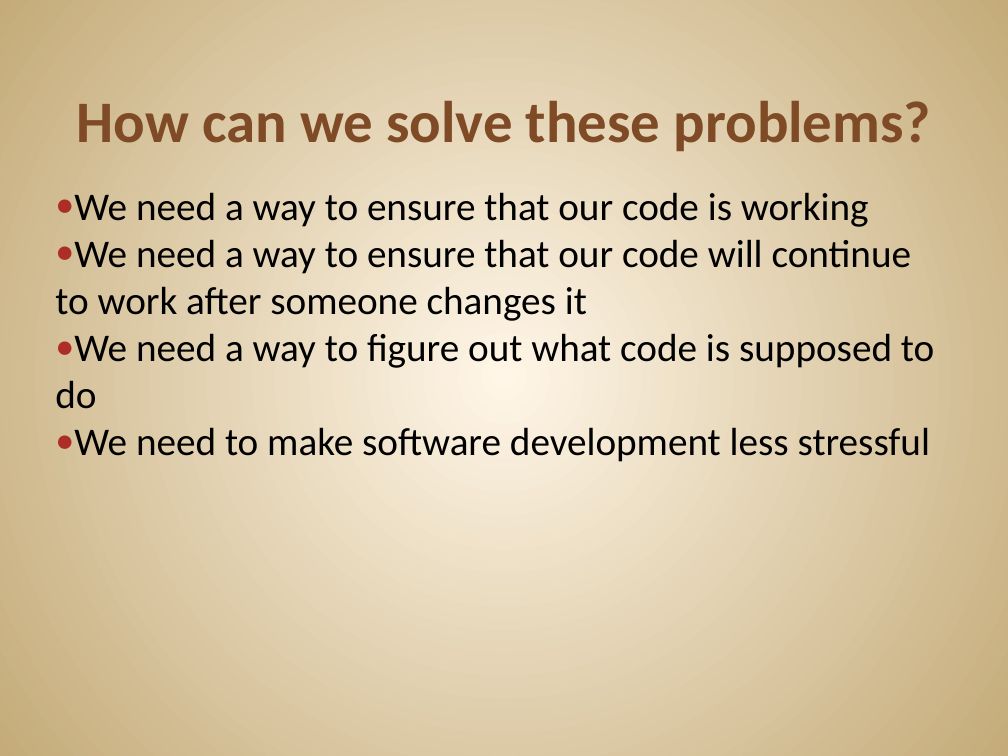
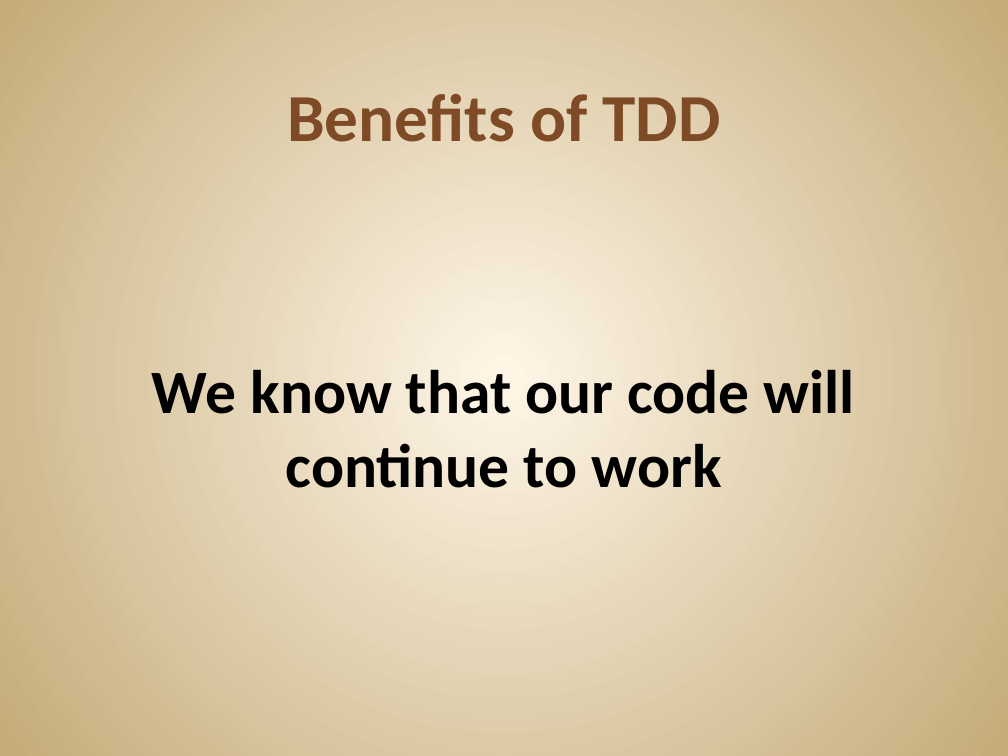
Before and after one commit to JonKruger/TDD-In-Action, a slide deck: slide 12 of TDD In Action.pptx (slide 28 before the commit). Drawn at 1008x756 pixels with LibreOffice and Linux fonts; fonts in the diff are those of the drawing. Boxes give left, top, right and bottom in pixels: in the first picture for what was removed or moved away, otherwise in the second. Text is boxed around its words. In the diff, an @@ line names an element or a change of style, - is before the commit and + after.

Commit message:
changes

```diff
--- a/TDD In Action.pptx
+++ b/TDD In Action.pptx
@@ title at (287, 94, 721, 142): text changed; size 42 to 48 pt @@
-How can we solve these problems?
+Benefits of TDD
@@ text "We know that our code ..." at (152, 369, 855, 488): vertical alignment top to middle @@
@@ text at (152, 369, 855, 488): text changed; size 28 to 44 pt; bold on @@
-● We need a way to ensure that our code is working
-● We need a way to ensure that our code will continue to work after someone changes it
-● We need a way to figure out what code is supposed to do
-● We need to make software development less stressful
+We know that our code will continue to work
```
Also in this commit, not shown: 3 other slides changed, 2 slides added, 22 slides removed.
